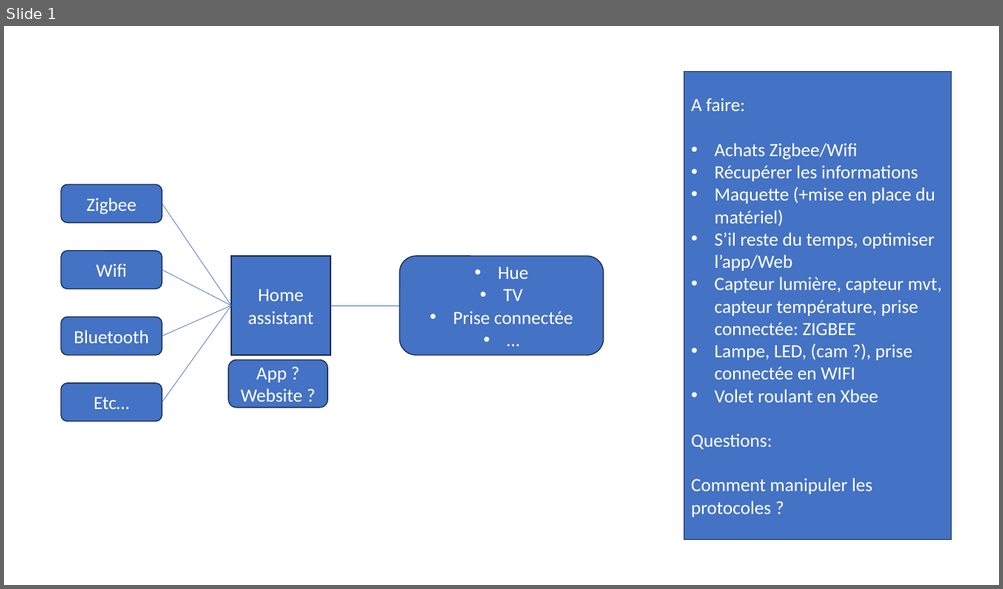
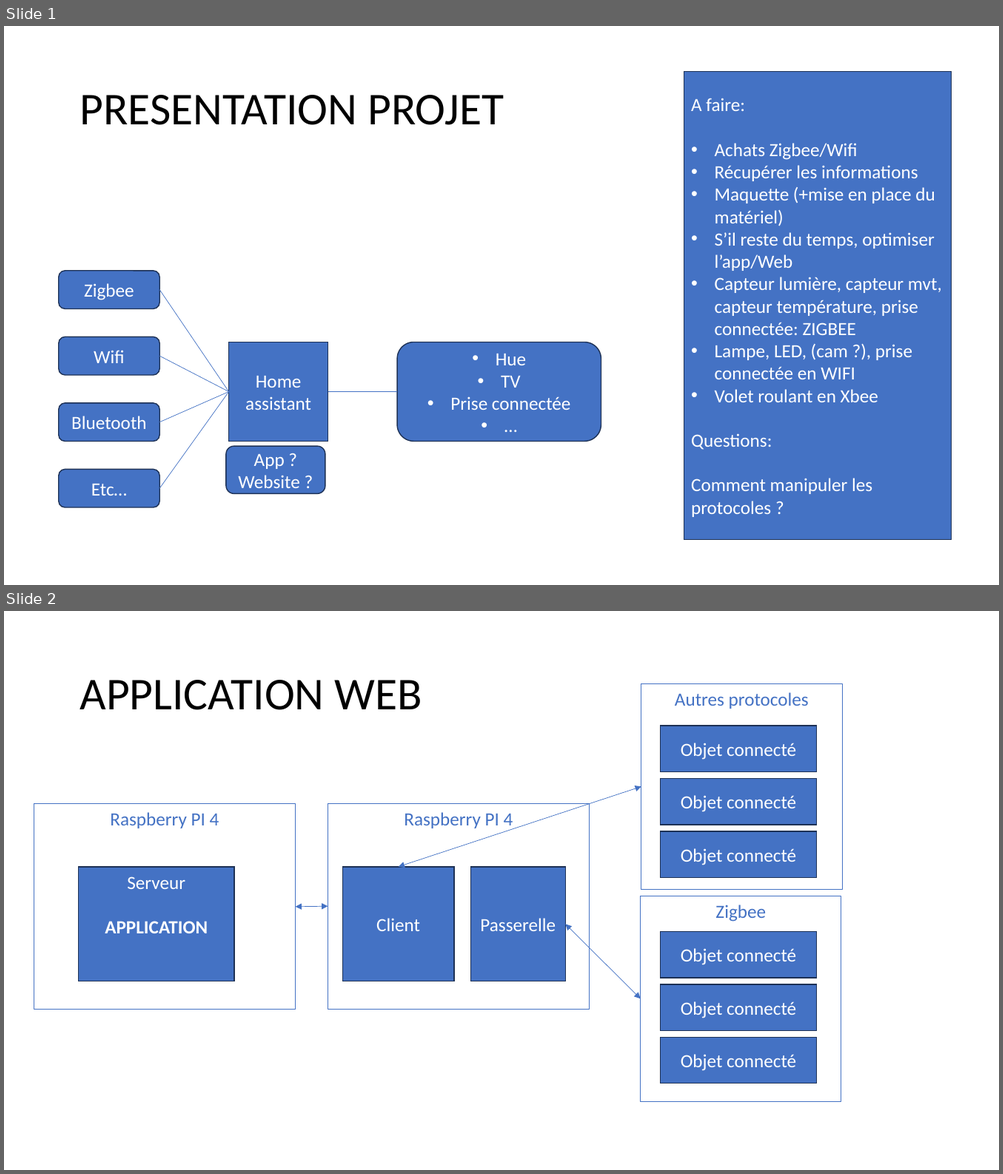
Before and after one commit to LeoPlc/Projet-3A, a slide deck: work folder/Schémas.pptx. Shown one above the other, each under a label of ours: slide 1 before the commit, slides 1 and 2 after it. The pictures are 1003x589 and 1003x1174 pixels, drawn with LibreOffice and Linux fonts; fonts in the diff are those of the drawing. Boxes give left, top, right and bottom in pixels: in the first picture for what was removed or moved away, otherwise in the second. Text is boxed around its words. In the diff, an @@ line names an element or a change of style, - is before the commit and + after.

```diff
--- a/work folder/Schémas.pptx
+++ b/work folder/Schémas.pptx
@@ slide 2 added at [4,611,999,1170], background #FFFFFF @@
@@ title added at [79,680,422,710], 44 pt, text #000000 @@
+APPLICATION WEB
@@ rectangle added at [641,684,842,890], outline #4472C4 0.75 pt, 18 pt, text #4472C4 @@
+Autres protocoles
@@ rectangle added at [660,726,817,772], fill #4472C4, outline #1E3256 1 pt, 18 pt, text #FFFFFF @@
+Objet connecté
@@ double arrow added from (641, 787) to (398, 867), #4472C4 0.5 pt @@
@@ rectangle added at [660,779,817,825], fill #4472C4, outline #1E3256 1 pt, 18 pt, text #FFFFFF @@
+Objet connecté
@@ rectangle added at [34,804,295,1010], outline #4472C4 0.75 pt, 18 pt, text #4472C4 @@
+Raspberry PI 4
@@ rectangle added at [328,803,589,1009], outline #4472C4 0.75 pt, 18 pt, text #4472C4 @@
+Raspberry PI 4
@@ rectangle added at [660,832,817,878], fill #4472C4, outline #1E3256 1 pt, 18 pt, text #FFFFFF @@
+Objet connecté
@@ rectangle added at [79,867,235,982], fill #4472C4, outline #1E3256 1 pt, 18 pt, text #FFFFFF, bold @@
+Serveur
+APPLICATION
@@ rectangle added at [343,867,455,982], fill #4472C4, outline #1E3256 1 pt, 18 pt, text #FFFFFF @@
+Client
@@ rectangle added at [471,867,566,982], fill #4472C4, outline #1E3256 1 pt, 18 pt, text #FFFFFF @@
+Passerelle
@@ rectangle added at [640,896,841,1102], outline #4472C4 0.75 pt, 18 pt, text #4472C4 @@
+Zigbee
@@ double arrow added from (296, 907) to (328, 906), #4472C4 0.5 pt @@
@@ double arrow added from (640, 999) to (565, 924), #4472C4 0.5 pt @@
@@ rectangle added at [660,932,817,978], fill #4472C4, outline #1E3256 1 pt, 18 pt, text #FFFFFF @@
+Objet connecté
@@ rectangle added at [660,985,817,1031], fill #4472C4, outline #1E3256 1 pt, 18 pt, text #FFFFFF @@
+Objet connecté
@@ rectangle added at [660,1038,817,1084], fill #4472C4, outline #1E3256 1 pt, 18 pt, text #FFFFFF @@
+Objet connecté
@@ slide 1 changed as well @@
@@ title added at [79,95,504,125], 44 pt, text #000000 @@
+PRESENTATION PROJET
@@ 6 rounded rectangles, 5 lines, 1 rectangle: place and size @@
-6 rounded rectangles, 5 lines, 1 rectangle at [61,185,603,421]
+6 rounded rectangles, 5 lines, 1 rectangle at [59,271,601,508]
```
Also in this commit, not shown: 3 other files.
